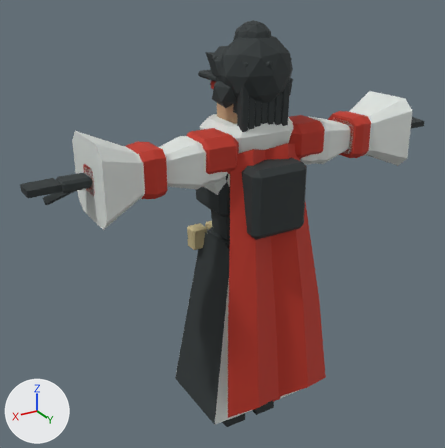
A saved change to the Blender file assets-src/modular-character/modular-hero.blend.
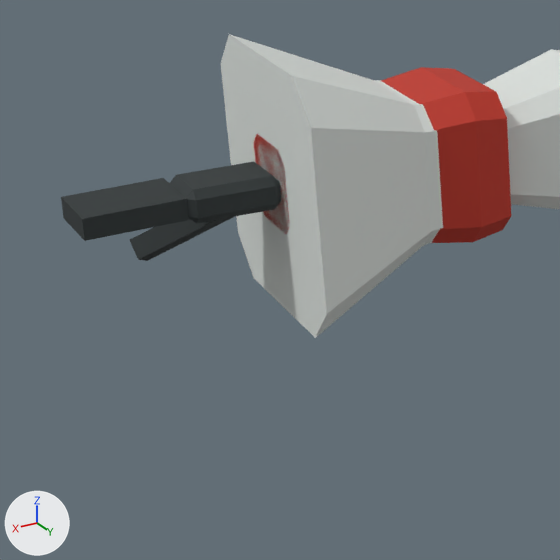
The first picture shows the older version from a camera (50 mm lens) standing at (1.43, 2.17, 2.19) and looking at (0.1, -0.04, 1.08). The close-ups show the older and then the newer version on the part from 0% to 41% of the width and 27% to 68% of the height of that picture. Only the edits that show in the close-ups are written down. The lights are fixed; the arrows at lower left show +X, +Y and +Z.

The scene before the commit, as lines of its bpy script (objects in view):
```python
me_cube_037 = bpy.data.meshes.new('Cube.037')
me_cube_037.from_pydata(...)  # a box spanning x -0.0135..0.0135, y -0.0385..0.0385, z -0.023..0.023
me_cube_037.materials.append(mat_dark)  # dark grey #2c3334
me_gauntlet_l = bpy.data.meshes.new('Gauntlet.L')
me_gauntlet_l.from_pydata(...)  # 32 vertices, 26 faces; spans x -0.097..0.097, y -0.098..0.098, z 0.0..0.273
me_gauntlet_l.materials.append(mat_accent)  # red #bf3524
me_upperarm_l = bpy.data.meshes.new('UpperArm.L')
me_upperarm_l.from_pydata(...)  # 32 vertices, 26 faces; spans x -0.094..0.094, y -0.092..0.092, z 0.082..0.274
me_upperarm_l.materials.append(mat_suit)  # light grey #dde2de
ob_gauntlet_l = bpy.data.objects.new('Gauntlet.L', me_gauntlet_l)
ob_gauntlet_l.location = (0.466, 0.07, 1.441)
ob_gauntlet_l.rotation_euler = (1.571, 1.554, 1.554)  # degrees (90, 89, 89)
ob_mitten_def_f_middle_02_l = bpy.data.objects.new('Mitten.DEF-f_middle.02.L', me_cube_037)
ob_mitten_def_f_middle_02_l.location = (0.92, 0.063, 1.441)
ob_mitten_def_f_middle_02_l.rotation_euler = (-1.571, 1.527, -1.527)  # degrees (-90, 87, -87)
ob_upperarm_l = bpy.data.objects.new('UpperArm.L', me_upperarm_l)
ob_upperarm_l.location = (0.192, 0.065, 1.441)
ob_upperarm_l.rotation_euler = (-1.571, 1.554, -1.554)  # degrees (-90, 89, -89)
# also in view: 'Mitten.DEF-thumb.03.L' at (0.86, -0.02, 1.37); 'Mitten.DEF-f_middle.03.L' at (0.95, 0.06, 1.44); 'Palm.L' at (0.8, 0.07, 1.44); 'Mitten.DEF-f_middle.01.L' at (0.88, 0.06, 1.44); 'Sleeve.L' at (0.6, 0.07, 1.44)
```
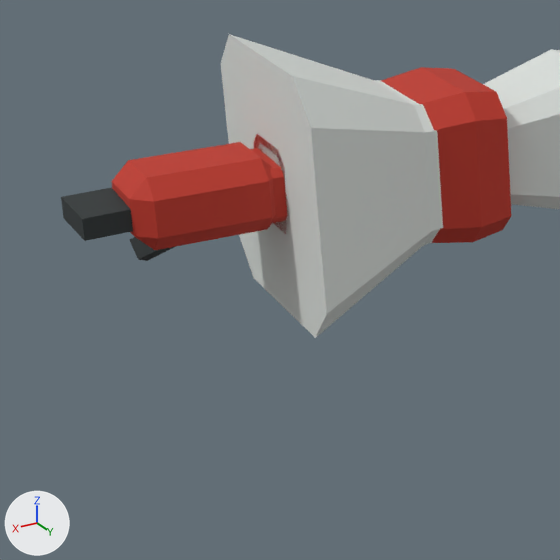
Where the change shows, as pixel boxes [x1, y1, x2, y2] in the close-ups (560 x 560 px):
'BoxingGlove.mitten.L', added (red)
    after: [112, 142, 276, 250]
'BoxingGlove.cuff.L', added (red)
    after: [250, 148, 287, 223]
'Palm.L', unchanged, covered by the edit
    before: [170, 162, 281, 224]
'Mitten.DEF-f_middle.01.L', unchanged, covered by the edit
    before: [119, 178, 189, 227]

The change in detail:
Mesh me_cube_041_1 is new.
It has 24 vertices, 26 faces and spans x -0.026..0.026, y -0.0515..0.0515, z -0.0335..0.0335.
It uses material mat_accent (red #bf3524).
Mesh me_cube_039_1 is new.
It has 24 vertices, 26 faces and spans x -0.09..0.09, y -0.058..0.058, z -0.044..0.044.
It uses material mat_accent (red #bf3524).
Object 'BoxingGlove.cuff.L' (ob_boxingglove_cuff_l) is new; it shows me_cube_041_1.
Its location is (0.749, 0.065, 1.441).
Object 'BoxingGlove.mitten.L' (ob_boxingglove_mitten_l) is new; it shows me_cube_039_1.
Its location is (0.829, 0.065, 1.443).
